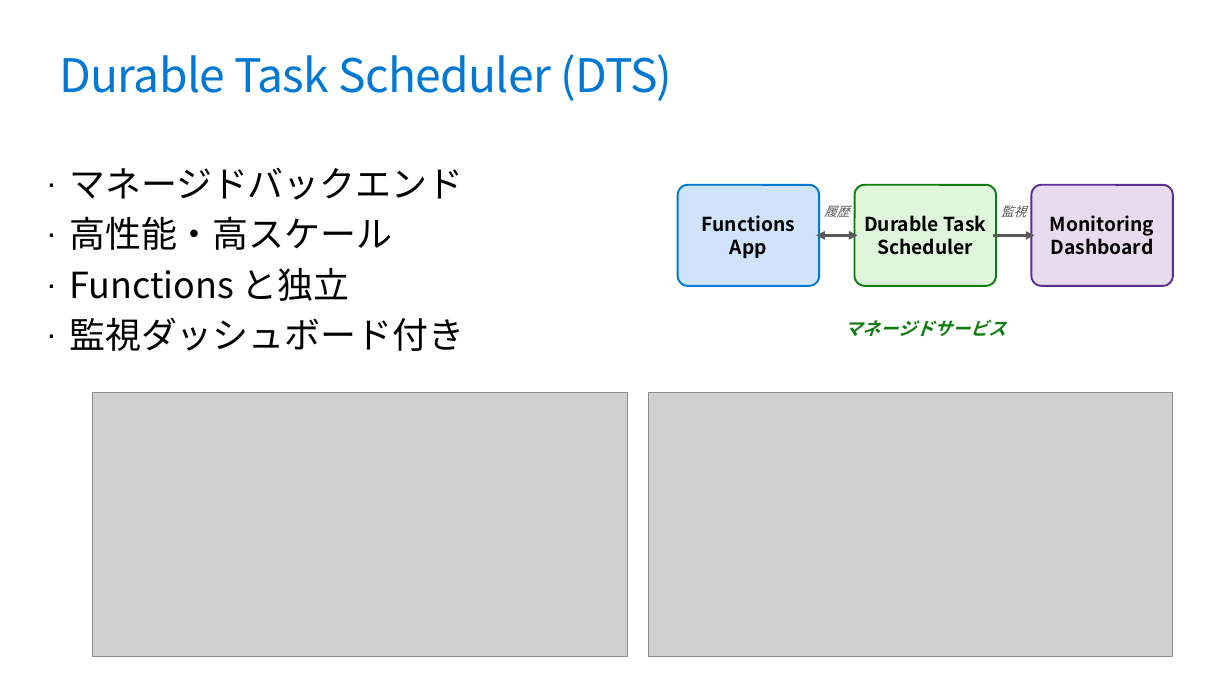
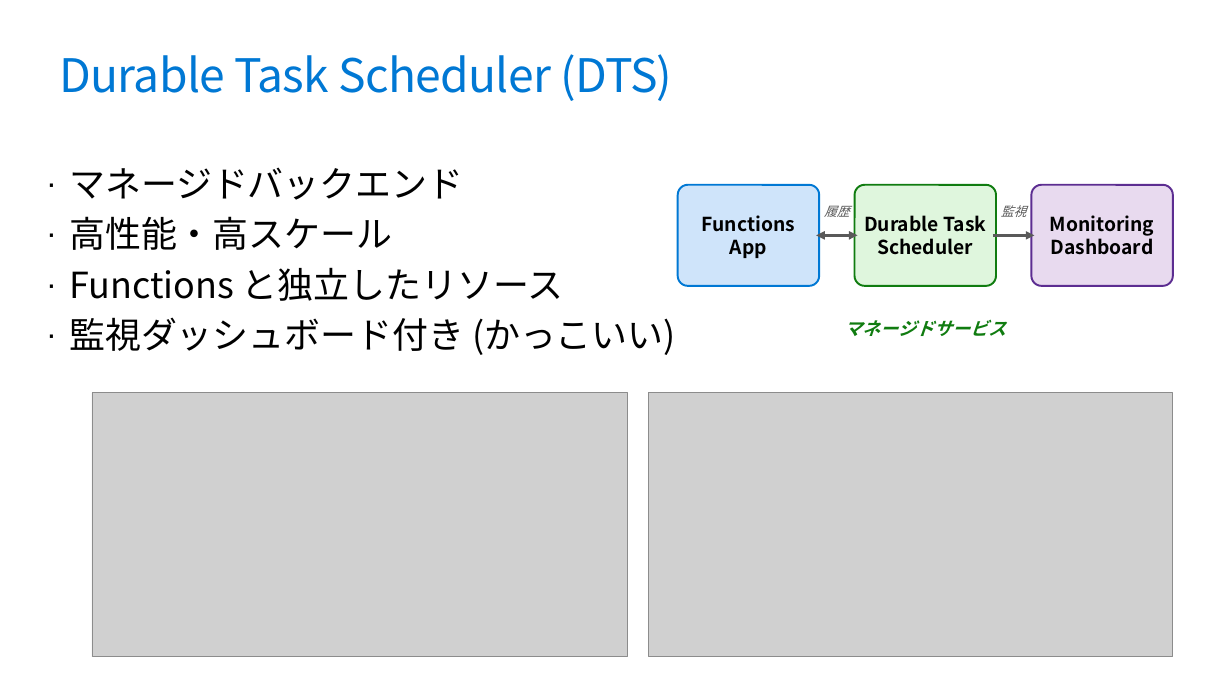
Before and after one commit to runceel/yonayona-durable, a slide deck: slide 18 of slides/slides.pptx (slide 16 before the commit). Drawn at 1232x693 pixels with LibreOffice and Linux fonts; fonts in the diff are those of the drawing; grey boxes stand for pictures; background and template pictures are left out. Boxes give left, top, right and bottom in pixels: in the first picture for what was removed or moved away, otherwise in the second. Text is boxed around its words. In the diff, an @@ line names an element or a change of style, - is before the commit and + after.

```diff
--- a/slides/slides.pptx
+++ b/slides/slides.pptx
@@ text at bbox=[69, 267, 676, 355]: text changed @@
-· Functions と独立
-· 監視ダッシュボード付き
+· Functions と独立したリソース
+· 監視ダッシュボード付き (かっこいい)
```
Also in this commit, not shown: 10 other slides changed, 3 slides added, 2 slides removed, 4 other files.
